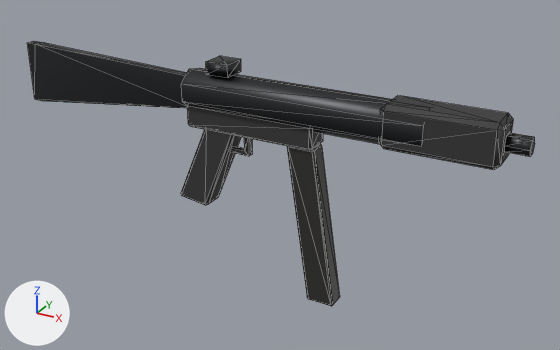
Two versions of the glTF model assets/weapons/enemy/smg.gltf, one commit apart.
Both versions are drawn from a 50 mm lens placed at (0.481, -0.746, 0.327), pointed at (0.062, 0.016, -0.053). Every picture has the same lights, and +X, +Y and +Z are marked at lower left. The first picture is the older version. Mesh edges are drawn as thin lines. Vertices at exactly the same position are counted once.

In view in the first picture: 'smg'.
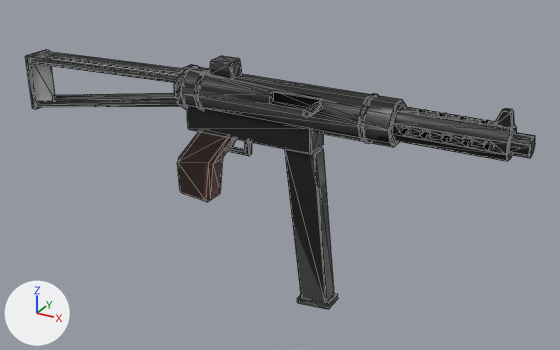
Patch to the scene script:
```diff
--- a/assets/weapons/enemy/smg.gltf.py
+++ b/assets/weapons/enemy/smg.gltf.py
@@ mat_eg_smg @@
+mat_eg_smg = bpy.data.materials.new('eg_smg')
+# uses the picture img_eg_smg_basecolor
+# uses the picture img_eg_smg_emission
+# uses the picture img_eg_smg_normal
+# uses the picture img_eg_smg_orm
@@ me_cylinder_015 @@
-me_cylinder_015.from_pydata(...)  # 158 vertices, 280 faces; spans x -0.315..0.355, y -0.023..0.026, z -0.2..0.085
-me_cylinder_015.materials.append(mat_enemy_steel)  # dark grey #3c3d3f
-me_cylinder_015.materials.append(mat_enemy_polymer)  # dark grey #353536
-me_cylinder_015.materials.append(mat_enemy_mag)  # dark grey #454442
+me_cylinder_015.from_pydata(...)  # 794 vertices, 1540 faces; spans x -0.308..0.355, y -0.05..0.027, z -0.208..0.087
+# me_cylinder_015 part 1: the loose piece of 24 vertices spanning x -0.05..0.12, y -0.017..0.017, z 0.0..0.03 is scaled about its middle by (1.01, 1.04, 1.2), then moved by (0.0, 0.0, -0.002), in mat_eg_smg
+# me_cylinder_015 part 2: the loose piece of 24 vertices spanning x 0.085..0.15, y -0.012..0.012, z -0.2..0.0 is rebuilt with 24 vertices and now spans x 0.082..0.142, y -0.012..0.012, z -0.2..-0.004, in mat_eg_smg
+# me_cylinder_015 part 3: the loose piece of 24 vertices spanning x 0.2..0.33, y -0.023..0.023, z 0.02..0.07 is rebuilt with 188 vertices and now spans x 0.215..0.335, y -0.018..0.019, z 0.026..0.064, in mat_eg_smg
+# me_cylinder_015 part 4: the loose piece of 24 vertices spanning x -0.069..0.016, y -0.015..0.015, z -0.105..0.005 is rebuilt with 34 vertices and now spans x -0.072..0.017, y -0.015..0.015, z -0.1..0.004, in mat_eg_smg
+# me_cylinder_015 part 5: the loose piece of 16 vertices spanning x -0.03..0.03, y -0.004..0.004, z -0.028..0.0 is rebuilt with 48 vertices and now spans x -0.03..0.03, y -0.004..0.004, z -0.028..0.0, in mat_eg_smg
+# me_cylinder_015 part 6: the loose piece of 14 vertices spanning x -0.05..0.25, y -0.023..0.026, z 0.02..0.07 is rebuilt with 50 vertices and now spans x -0.05..0.215, y -0.026..0.026, z 0.02..0.07, in mat_eg_smg
+# me_cylinder_015 part 7: the loose piece of 12 vertices spanning x 0.33..0.355, y -0.01..0.01, z 0.036..0.054 is rebuilt with 42 vertices and now spans x 0.335..0.355, y -0.011..0.012, z 0.033..0.057, in mat_eg_smg
+# me_cylinder_015 part 8: the loose piece of 8 vertices spanning x -0.02..0.01, y -0.015..0.015, z 0.07..0.085 is rebuilt with 24 vertices and now spans x -0.02..0.015, y -0.011..0.011, z 0.067..0.087, in mat_eg_smg
+# me_cylinder_015 part 9: 12 vertices removed from x -0.315..-0.05, y -0.006..0.006, z -0.01..0.07; 200 vertices added at x -0.308..0.012, y -0.027..0.027, z -0.022..0.071
+# me_cylinder_015 part 10: 136 vertices added at x 0.126..0.345, y -0.05..0.027, z 0.019..0.079
+# me_cylinder_015 part 11: 24 vertices added at x 0.102..0.146, y -0.014..0.014, z -0.208..-0.196
+me_cylinder_015.materials.append(mat_eg_smg)
```

Pixel boxes [x1, y1, x2, y2] of what changed, in the pictures (560 x 350 px; the box of a moved part takes in the faces that stretch with it):
'smg', reshaped
    before: [27, 41, 535, 306]
    after: [25, 49, 535, 309]
part 1 of me_cylinder_015, moved or reshaped
    before: [187, 105, 323, 150]
    after: [187, 106, 324, 154]
part 2 of me_cylinder_015, rebuilt (7% narrower)
    before: [287, 144, 340, 306]
    after: [285, 147, 334, 303]
part 3 of me_cylinder_015, rebuilt (8% narrower, 25% shorter)
    before: [379, 96, 514, 170]
    after: [393, 106, 517, 161]
part 4 of me_cylinder_015, rebuilt (8% shorter)
    before: [181, 129, 241, 205]
    after: [177, 132, 237, 202]
part 5 of me_cylinder_015, rebuilt
    before: [231, 137, 252, 156]
    after: [225, 141, 252, 156]
part 6 of me_cylinder_015, rebuilt (10% narrower)
    before: [181, 68, 431, 146]
    after: [182, 67, 406, 147]
part 7 of me_cylinder_015, rebuilt (13% narrower, 12% taller)
    before: [505, 133, 535, 156]
    after: [509, 132, 535, 158]
part 8 of me_cylinder_015, rebuilt
    before: [206, 56, 241, 78]
    after: [209, 56, 242, 79]
part 9 of me_cylinder_015, reshaped
    before: [27, 41, 187, 108]
    after: [25, 49, 235, 147]
part 10 of me_cylinder_015, added
    after: [303, 93, 515, 147]
part 11 of me_cylinder_015, added
    after: [297, 293, 338, 309]
